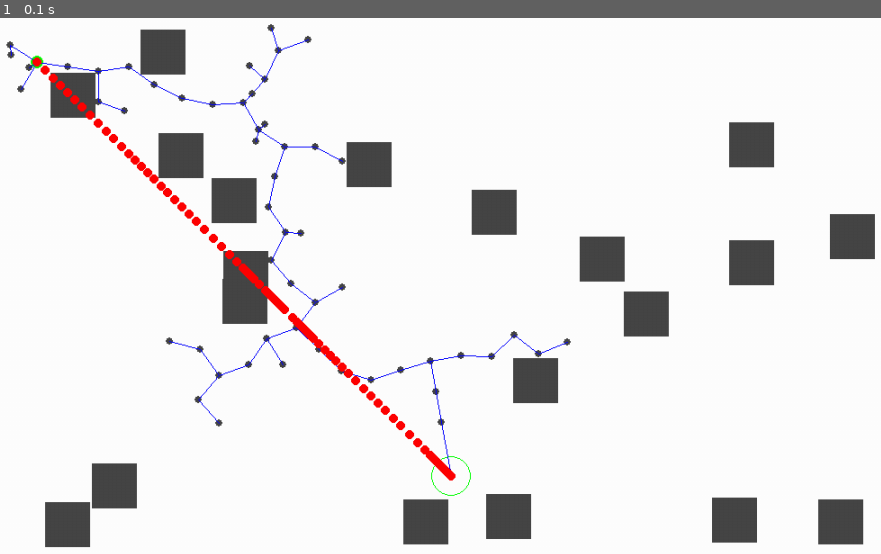
Above: before the commit, frame 1.
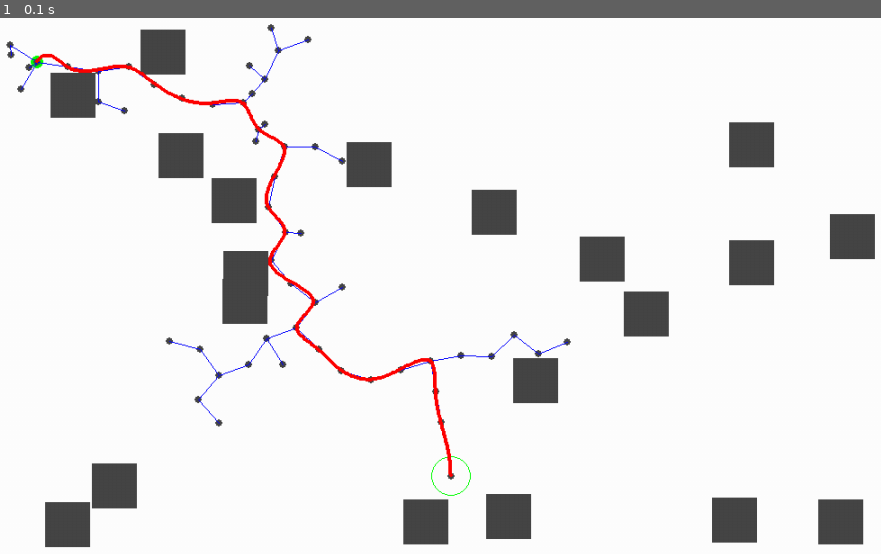
Above: after the commit, the same moment.

Repository: Alxkory/PMD_Project_group2
Game: pygame game, started from task/RRT.py
Two runs of this game, one before a commit and one after it. Both use one fixed random seed, a clock stepped at 60 frames per second and the inputs below.
Inputs:
- Up to frame 1 (0.1 s): no input

The runs differ from the first frame. In frame 1, 1.6% of the frame differs, in the area x 3-52%, y 6-87%.

Commit message:
Path-smoothing werkt. Nu nog een collision-check inbouwen.

Diff:
--- a/task/Bspline test.py
+++ b/task/Bspline test.py
@@ -11,7 +11,7 @@
         y.append(point[1])
 
     tck, *rest = interpolate.splprep([x, y])
-    u = np.linspace(0, 1, num=500)
+    u = np.linspace(0, 1, num=50)
     bspline=interpolate.splev(u, tck)
 
     return bspline
--- a/task/RRT.py
+++ b/task/RRT.py
@@ -41,13 +41,22 @@
             # time.sleep(0.15)
         iteration += 1
 
+# uit Bspline test file:
+    # smooth = graph.B_spline()
+    # X_smooth,Y_smooth=smooth
+    # # map.fill((255,255,255))
+    # for x, y in zip(X_smooth,Y_smooth):
+    #     pygame.draw.circle(map, (255,0,0), (x,y),2,0)
 
-    # path = graph.getPathCoords()
+# tests:
+    path = graph.getPathCoords()
     # bspline = graph.B_spline()
     # print(range(len(bspline[0])))
     # x3 = bspline[0][3]
     # y3 = bspline[1,3]
-    # smooth = graph.getSmoothPathCoords()
+    smooth = graph.getSmoothPathCoords()
+
+
     # map.drawPath(graph.getPathCoords())
     map.drawPath(graph.getSmoothPathCoords())
     pygame.display.update()
--- a/task/RRTbasePy.py
+++ b/task/RRTbasePy.py
@@ -52,7 +52,7 @@
 
     def drawPath(self, path): # draws the path that has been found
         for node in path:
-            pygame.draw.circle(self.map, self.Red, node, self.nodeRad+3, 0)
+            pygame.draw.circle(self.map, self.Red, node, self.nodeRad, 0) # was self.nodeRad+3
 
     def drawObs(self, obstacles): # draws obstacles
         obstaclesList = obstacles.copy()
@@ -232,7 +232,7 @@
             y.append(self.y[point])
 
         tck, *rest = interpolate.splprep([x, y])
-        u = np.linspace(0, 1, num=100)
+        u = np.linspace(0, 1, num=500)
         bspline=interpolate.splev(u, tck)
         # TODO: pas num aan
 
@@ -242,7 +242,7 @@
         bspline = self.B_spline()
         SmoothPathCoords = []
         for i in range(len(bspline[0])):
-            x, y = (bspline[0][i],bspline[0][i])
+            x, y = (bspline[0][i],bspline[1][i])
             SmoothPathCoords.append((x, y))
         return SmoothPathCoords
 
